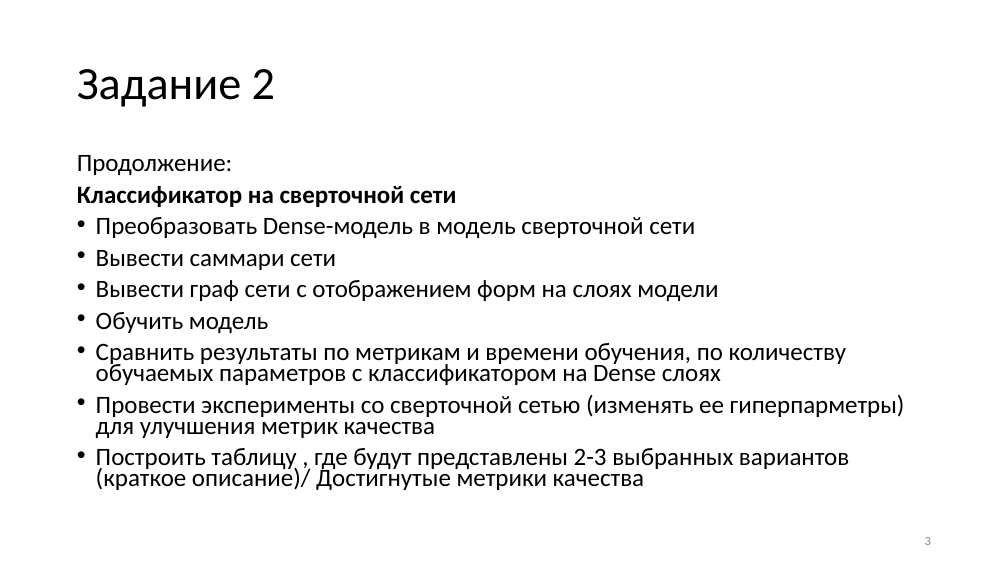
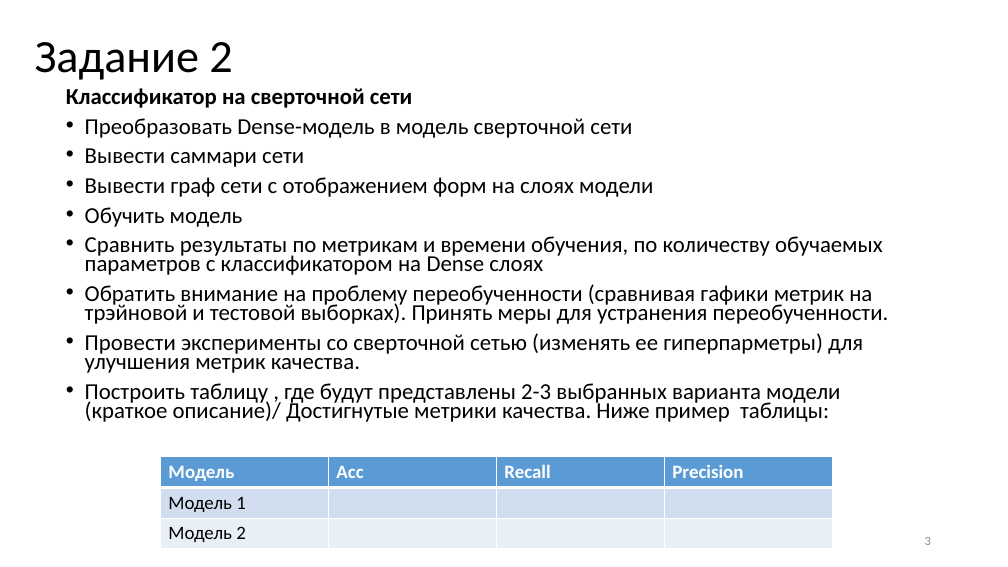
Before and after one commit to itc202/praktik, a slide deck: slide 3 of Нейросети_2024_практические_less2.pptx. Drawn at 1008x567 pixels with LibreOffice and Linux fonts; fonts in the diff are those of the drawing. Boxes give left, top, right and bottom in pixels: in the first picture for what was removed or moved away, otherwise in the second. Text is boxed around its words. In the diff, an @@ line names an element or a change of style, - is before the commit and + after.

```diff
--- a/Нейросети_2024_практические_less2.pptx
+++ b/Нейросети_2024_практические_less2.pptx
@@ title "Задание 2": place and size @@
-title "Задание 2" at bbox=[77, 69, 275, 107]
+title "Задание 2" at bbox=[35, 42, 232, 80]
@@ text "Классификатор на сверточной сети": place and size @@
-text "Классификатор на сверточной сети" at bbox=[77, 155, 905, 490]
+text "Классификатор на сверточной сети" at bbox=[66, 88, 889, 422]
@@ text at bbox=[66, 88, 883, 275]: size 23.8 to 21.7 pt in "Классификатор на сверточной сети", "Преобразовать Dense-модель в модель сверточной сети", "Вывести саммари сети", "Вывести граф сети с отображением форм на ..." and 2 more places @@
@@ text at bbox=[77, 155, 233, 175]: paragraph removed @@
-Продолжение:
@@ text at bbox=[85, 284, 889, 422]: text changed; size 23.8 to 21.7 pt @@
-• Провести эксперименты со сверточной сетью (изменять ее гиперпарметры) для улучшения метрик качества
-• Построить таблицу , где будут представлены 2-3 выбранных вариантов (краткое описание)/ Достигнутые метрики качества
+• Обратить внимание на проблему переобученности (сравнивая гафики метрик на трэйновой и тестовой выборках). Принять меры для устранения переобученности.
+• Провести эксперименты со сверточной сетью (изменять ее гиперпарметры) для улучшения метрик качества.
+• Построить таблицу , где будут представлены 2-3 выбранных варианта модели (краткое описание)/ Достигнутые метрики качества. Ниже пример таблицы:
@@ table added at bbox=[161, 457, 833, 549], 3 rows, 4 columns @@
+Модель | Acc | Recall | Precision
+Модель 1 |  |  | 
+Модель 2 |  |  | 
```
Also in this commit, not shown: 4 other slides changed, 1 slide added, 4 slides removed.
